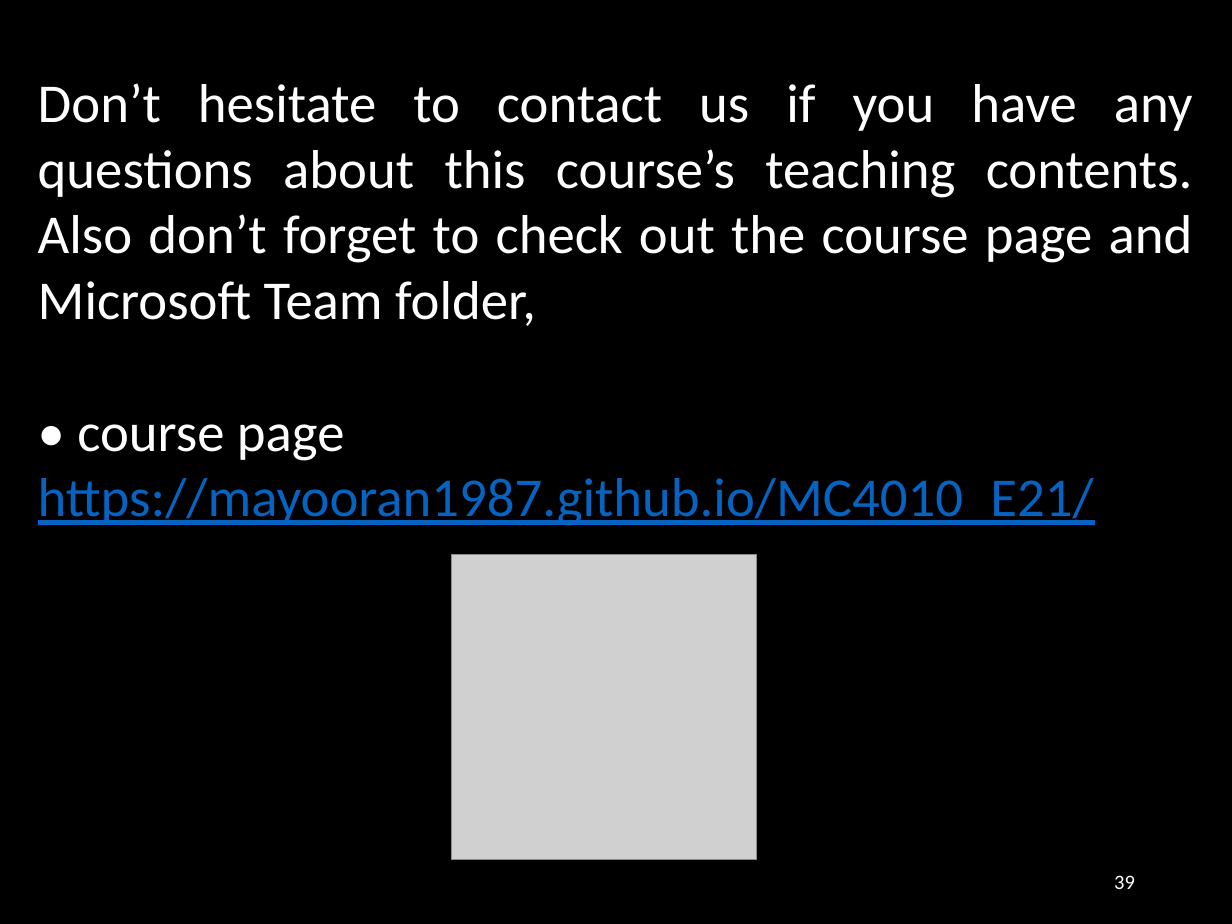
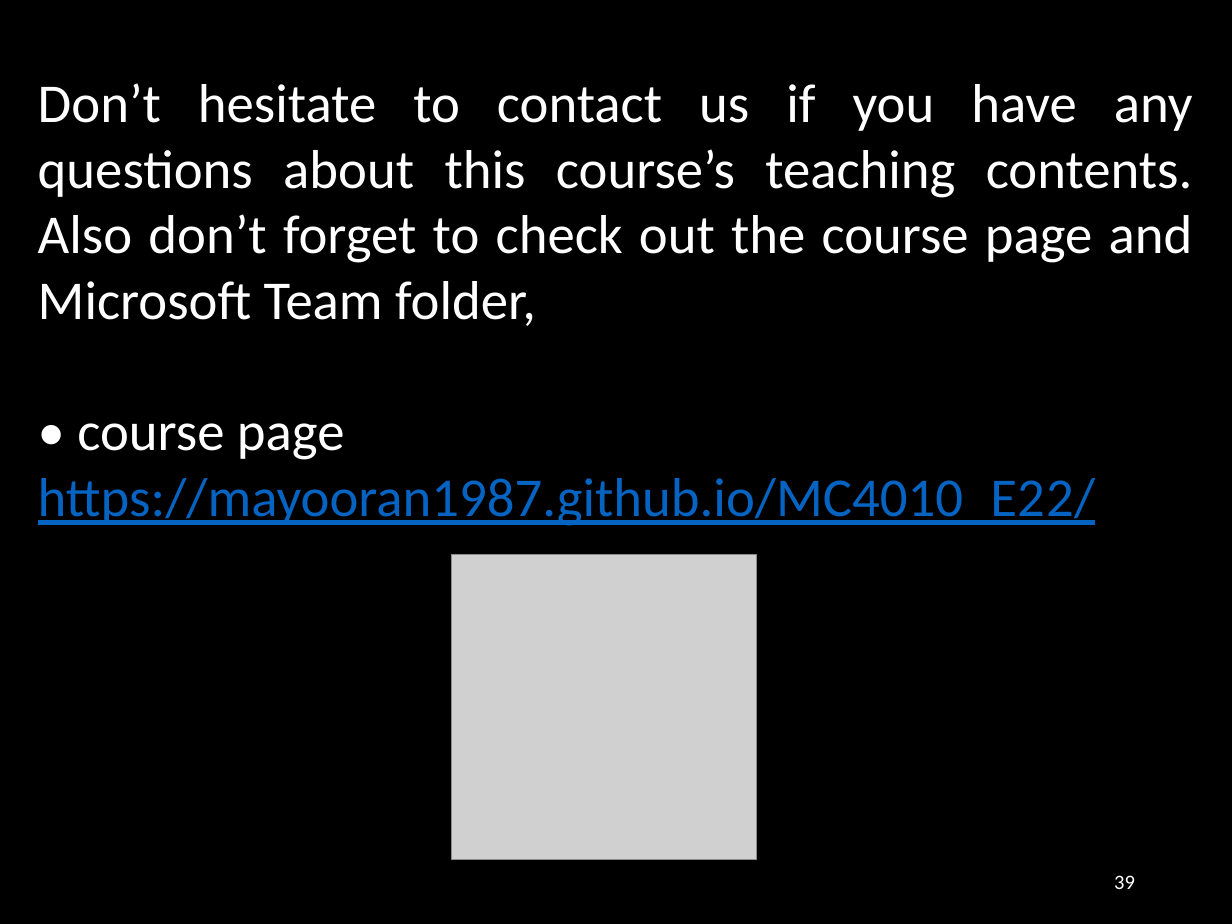
Before and after one commit to Mayooran1987/MC4010_E22, a slide deck: slide 39 of Lect_3.pptx. Drawn at 1232x924 pixels with LibreOffice and Linux fonts; fonts in the diff are those of the drawing; grey boxes stand for pictures. Boxes give left, top, right and bottom in pixels: in the first picture for what was removed or moved away, otherwise in the second. Text is boxed around its words. In the diff, an @@ line names an element or a change of style, - is before the commit and + after.

```diff
--- a/Lect_3.pptx
+++ b/Lect_3.pptx
@@ text at (x1=38, y1=423, x2=1095, y2=526): text changed @@
-• course page https://mayooran1987.github.io/MC4010_E21/
+• course page https://mayooran1987.github.io/MC4010_E22/
```
Also in this commit, not shown: 3 other slides changed, 2 other files.
